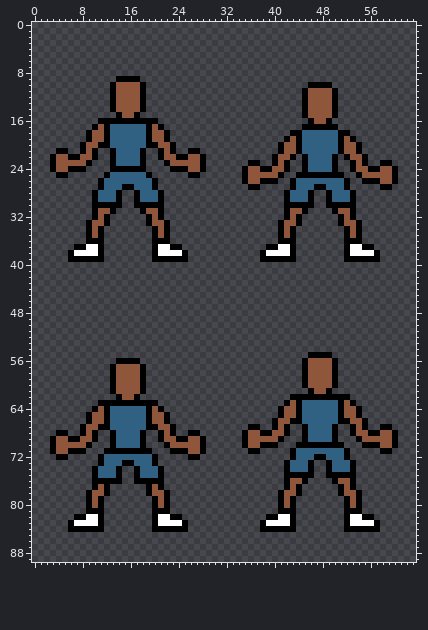
File history of a sprite sheet, sprites/player/idle-front.png. This is how it looked before the edit.
The file is 64x90 pixels.
The result:
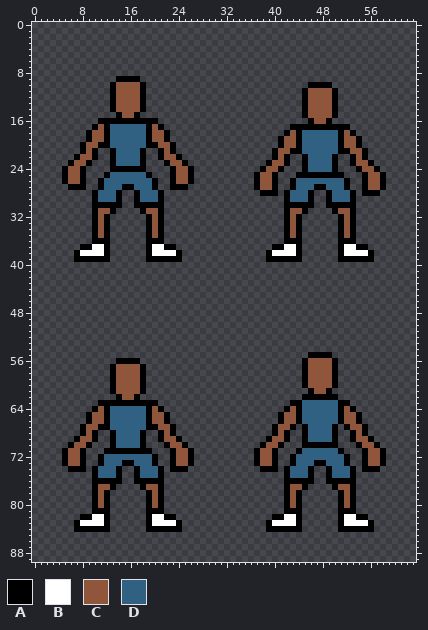
Palette (. is transparent): A #000000  B #ffffff  C #8f563b  D #306082
What changed:
Changed rows in their new state; - is an unchanged pixel.
first column x 3:
17 ----------------------------------------AA------AA--------
18 ---------------------------------------AC--------CA-------
19 --------------------------------------AC----------CA------
21 -..--------------------..------------AC-A--------A-CA-----
22 ....------------------....-------------A.--------.A-------
23 ...A------------------A...-------..-AC--------------CA-..-
24 ..ACC----------------CCA..------...-C-A.----------.A-C-...
25 -.-CCA--------------ACC-.-------..A--A.------------.A--A..
26 --ACCA--------------ACCA--------..ACC----------------CCA..
27 ---AAA--------------AAA----------.-CCA--------------ACC-.-
28 -----------------------------------AAA--------------AAA---
first column x 6:
33 ---.A----------A.------------------.A----------A.---
34 ---.ACA------ACA.------------------.ACA------ACA.---
35 ---.ACA------ACA.------------------.ACA------ACA.---
36 ---.--A------A--.------------------.--A------A--.---
37 -.-A-BA------AB-A-.--------------.-A-BA------AB-A-.-
38 .A---BA------AB---A.------------.A---BA------AB---A.
39 .-----A------A-----.------------.-----A------A-----.
first column x 3:
62 ----------------------------------------..------..--------
63 ---------------------------------------.A--------A.-------
64 --------------------------------------.A----------A.------
66 -------------------------------------.A-C--------C-A.-----
67 ---------------------------------..----CA--------AC----..-
68 -..--------------------..-------.....A--------------A.....
69 ....------------------....------....A-CA----------AC-A....
70 ...A------------------A...------...-CCA--.------.--ACC-...
71 ..ACC----------------CCA..-------.-CCA--.A------A.--ACC-.-
72 -.-CCA--------------ACC-.---------ACCA------DD------ACCA--
73 --ACCA--------------ACCA----------ACCA-.A--DAAD--A.-ACCA--
74 ---AAA--------------AAA------------AAA--------------AAA---
75 ----------------------------------------DDD----DDD--------
76 ----------------------------------------AA-A--A-AA--------
77 ---------CA----AC------------------------CA----AC---------
78 ------.A----------A.------------------.A----------A.------
79 ------.ACA------ACA.------------------.ACA------ACA.------
80 ------.ACA------ACA.------------------.ACA------ACA.------
81 ------.--A------A--.------------------.--A------A--.------
82 ----.-A-BA------AB-A-.--------------.-A-BA------AB-A-.----
83 ---.A---BA------AB---A.------------.A---BA------AB---A.---
84 ---.-----A------A-----.------------.-----A------A-----.---
